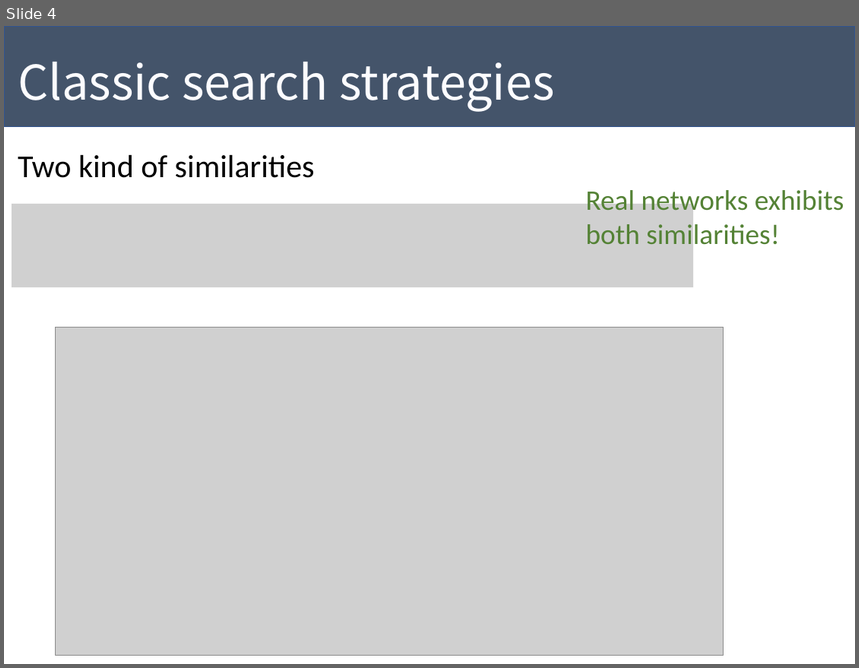
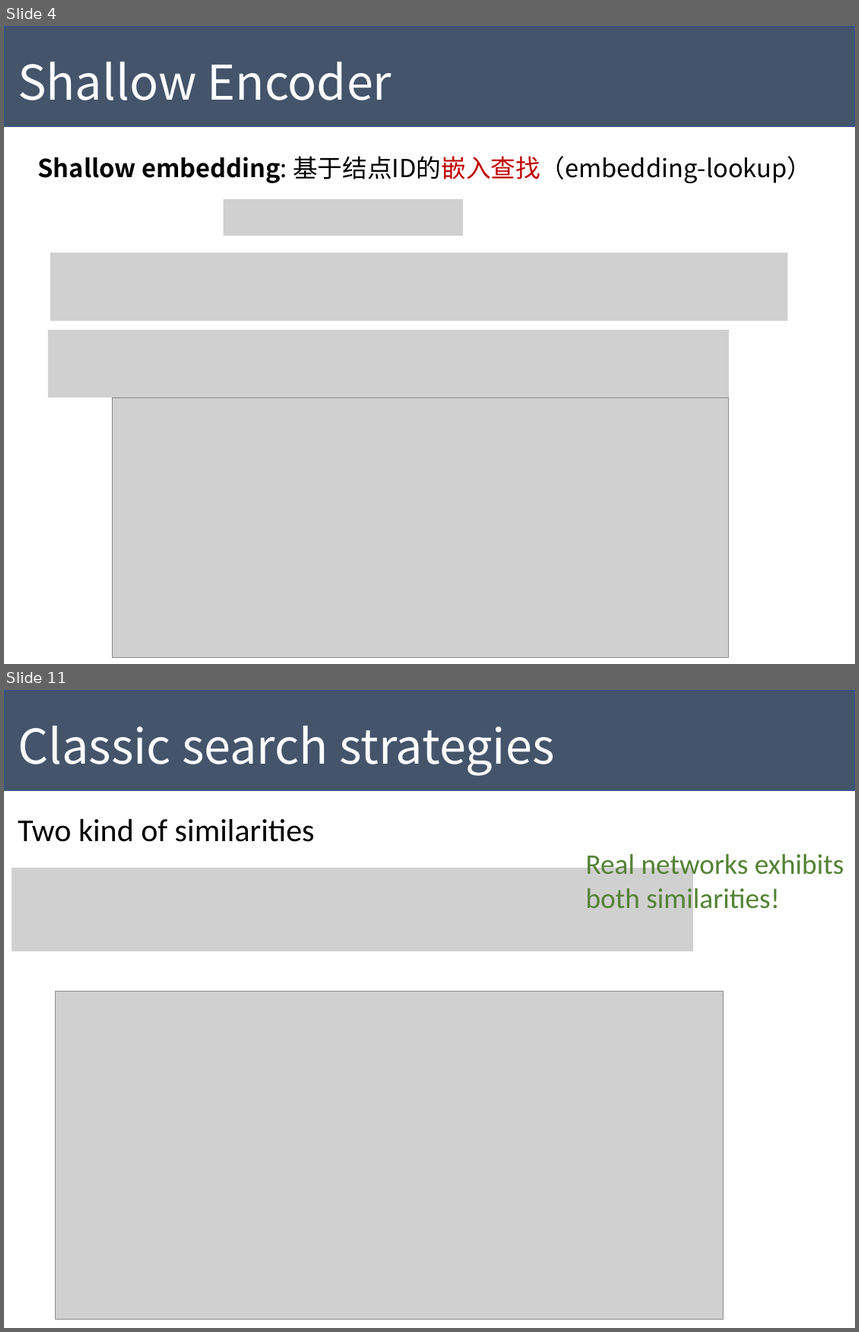
Before and after one commit to Tigerrr07/GNN-tiger, a slide deck: GE.pptx. Shown one above the other, each under a label of ours: slide 4 before the commit, slides 4 and 11 after it; the slides between them are not shown. The pictures are 859x668 and 859x1332 pixels, drawn with LibreOffice and Linux fonts; fonts in the diff are those of the drawing; grey boxes stand for pictures. Boxes give left, top, right and bottom in pixels: in the first picture for what was removed or moved away, otherwise in the second. Text is boxed around its words. In the diff, an @@ line names an element or a change of style, - is before the commit and + after.

```diff
--- a/GE.pptx
+++ b/GE.pptx
@@ slide 4 added at (4,26,855,664), background #FFFFFF @@
@@ rectangle added at (4,26,855,126), fill #44546A, outline #325491 1 pt @@
@@ text added at (18,62,392,100), 54 pt, text #FCFCFF @@
+Shallow Encoder
@@ text added at (38,156,812,183), 28 pt, text #000000 @@
+Shallow embedding: 基于结点ID的嵌入查找（embedding-lookup）
@@ picture added at (224,200,464,236) @@
@@ picture added at (50,252,788,321) @@
@@ picture added at (48,330,729,398) @@
@@ picture added at (112,398,729,658) @@
@@ what was slide 4 is now slide 11 @@
```
Also in this commit, not shown: 1 slide changed, 8 other slides added, 2 slides removed, 2 other files.
